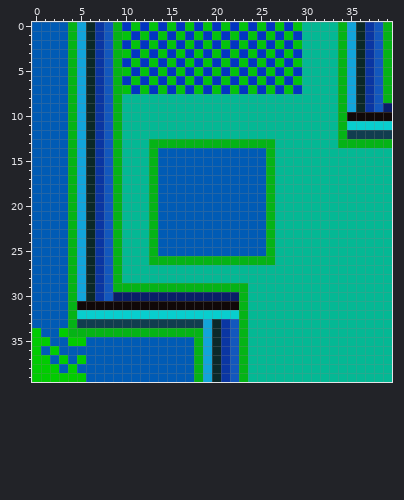
A pixel-art sprite gets an edit: DarksidersSurvivors/res/map_draw.png. Above, as it was before the edit.
The file is 40x40 pixels.
The same view after the edit:
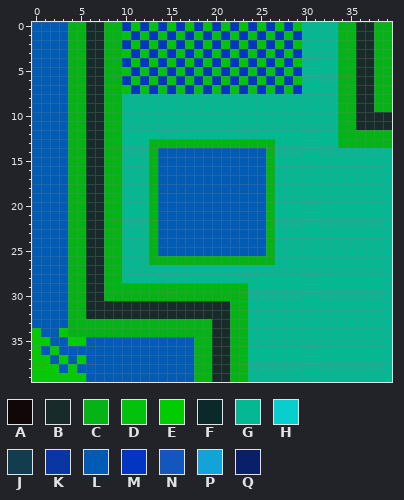
Palette (. is transparent): A #100808  B #182b2b  C #05b316  D #03c20d  E #01cc01  F #0b2929  G #04b894  H #08cece  J #113d4f  K #0a36a3  L #005bb5  M #0235c2  N #1357be  P #12a4d9  Q #091f68
From old to new:
Colour A becomes colour B in row 10 at x 36 to 39; in row 31 at x 6 to 21.
Colour F becomes colour B in rows 0 to 9 at x 6 and 36; in rows 10 to 30 at x 6; in rows 33 to 39 at x 20.
Colour H becomes colour B in row 11 at x 36 to 39; in row 32 at x 6 to 21.
Colour K becomes colour B in rows 0 to 9 at x 7 and 37; in rows 10 to 30 at x 7; in rows 33 to 39 at x 21.
Colour A becomes colour C in row 10 at x 35; in row 31 at x 5 and 22.
Colour H becomes colour C in row 11 at x 35; in row 32 at x 5 and 22.
Colour J becomes colour C in row 12 at x 35 to 39; in row 33 at x 5 to 18.
Colour N becomes colour C in rows 0 to 9 at x 8 and 38; in rows 10 to 30 at x 8; in rows 33 to 39 at x 22.
Colour P becomes colour C in rows 0 to 9 at x 5 and 35; in rows 10 to 30 at x 5; in rows 33 to 39 at x 19.
Colour Q becomes colour C in row 9 at x 39; in row 30 at x 9 to 22.
